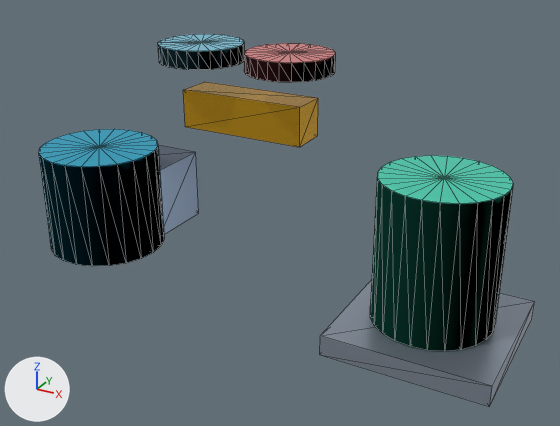
What one commit did to the glTF model assets/models/hvac-service.glb.
One viewpoint serves both versions: a 50 mm camera at (2.2, -3.65, 2.4) aimed at (0.17, 0.04, 0.55). Lighting does not change. The marker at lower left points along +X, +Y and +Z. The picture after the commit comes second. Mesh edges are drawn as thin lines. Where no turn or scale is listed for an object, it has been applied to the vertices. Vertices at exactly the same position are counted once.

Script lines for the objects in view, before the commit:
```python
ob_freon_cylinder = bpy.data.objects.new('Freon_Cylinder', me_freon_cylinder)
ob_freon_cylinder.location = (1.15, 0.0, 0.56)
ob_gauge_hp_red = bpy.data.objects.new('Gauge_HP_Red', me_gauge_hp_red)
ob_gauge_hp_red.location = (0.28, -0.05, 1.48)
ob_gauge_lp_blue = bpy.data.objects.new('Gauge_LP_Blue', me_gauge_lp_blue)
ob_gauge_lp_blue.location = (-0.28, -0.05, 1.48)
ob_manifold_block = bpy.data.objects.new('Manifold_Block', me_manifold_block)
ob_manifold_block.location = (0.0, 0.0, 1.15)
ob_scale_platform = bpy.data.objects.new('Scale_Platform', me_scale_platform)
ob_scale_platform.location = (1.15, 0.0, 0.08)
ob_vac_pump_body = bpy.data.objects.new('Vac_Pump_Body', me_vac_pump_body)
ob_vac_pump_body.location = (-1.15, 0.0, 0.42)
ob_vac_pump_motor = bpy.data.objects.new('Vac_Pump_Motor', me_vac_pump_motor)
ob_vac_pump_motor.location = (-1.15, 0.45, 0.32)
```
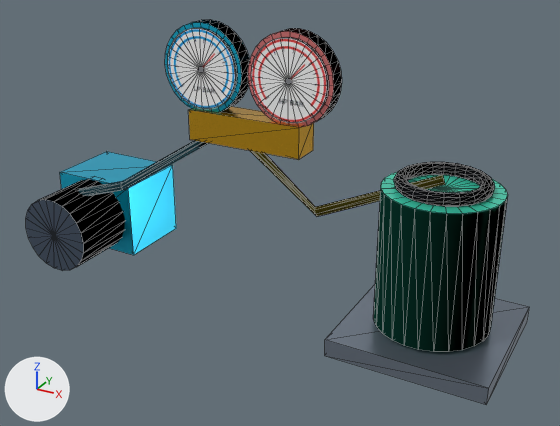
Diff of the bpy script that builds the scene:
```diff
--- a/assets/models/hvac-service.glb.py
+++ b/assets/models/hvac-service.glb.py
@@ me_scale_platform @@
-me_scale_platform.from_pydata(...)  # 8 vertices, 12 faces; spans x -0.46..0.46, y -0.46..0.46, z -0.06..0.06
-me_scale_platform.materials.append(mat_mat_scale_platform)  # light grey #a8b4c3
+me_scale_platform.from_pydata(...)  # 8 vertices, 12 faces; spans x -0.44..0.44, y -0.44..0.44, z -0.05..0.05
+# me_scale_platform part 1: the whole mesh is scaled about its middle by (0.957, 0.957, 0.833)
+me_scale_platform.materials.append(mat_mat_scale_base)  # greyish blue #909cac
@@ me_freon_cylinder @@
-me_freon_cylinder.from_pydata(...)  # 50 vertices, 96 faces; spans x -0.34..0.34, y -0.34..0.34, z -0.41..0.41
-me_freon_cylinder.materials.append(mat_mat_freon_cylinder)  # cyan #47ddbd
+me_freon_cylinder.from_pydata(...)  # 56 vertices, 104 faces; spans x -0.32..0.32, y -0.318..0.318, z -0.39..0.39
+# me_freon_cylinder part 2: the whole mesh is rebuilt
+me_freon_cylinder.materials.append(mat_mat_freon_tank)  # cyan #47ddbd
@@ ob_vac_pump_body @@
-ob_vac_pump_body = bpy.data.objects.new('Vac_Pump_Body', me_vac_pump_body)
@@ ob_vac_pump_motor @@
-ob_vac_pump_motor = bpy.data.objects.new('Vac_Pump_Motor', me_vac_pump_motor)
@@ ob_manifold_block @@
-ob_manifold_block = bpy.data.objects.new('Manifold_Block', me_manifold_block)
@@ ob_gauge_lp_blue @@
-ob_gauge_lp_blue = bpy.data.objects.new('Gauge_LP_Blue', me_gauge_lp_blue)
@@ ob_gauge_hp_red @@
-ob_gauge_hp_red = bpy.data.objects.new('Gauge_HP_Red', me_gauge_hp_red)
@@ ob_scale_platform @@
 ob_scale_platform = bpy.data.objects.new('Scale_Platform', me_scale_platform)
-ob_scale_platform.location = (1.15, 0.0, 0.08)
+ob_scale_platform.location = (1.15, 0.0, 0.06)
@@ ob_freon_cylinder @@
 ob_freon_cylinder = bpy.data.objects.new('Freon_Cylinder', me_freon_cylinder)
-ob_freon_cylinder.location = (1.15, 0.0, 0.56)
+ob_freon_cylinder.location = (1.15, 0.0, 0.52)
@@ ob_yellow_hose @@
+ob_yellow_hose = bpy.data.objects.new('Yellow_Hose', me_yellow_hose)  # 24 vertices, 32 faces; spans x -0.014..1.163, y -0.276..0.026, z 0.723..0.987; in mat_mat_yellow_hose (yellow #fde751)
+ob_yellow_hose.location = (0.0, 0.0, 0.0)
@@ ob_blue_hose @@
+ob_blue_hose = bpy.data.objects.new('Blue_Hose', me_blue_hose)  # 24 vertices, 32 faces; spans x -1.159..-0.262, y -0.288..0.025, z 0.493..0.984; in mat_mat_blue_hose (cyan #81dffc)
+ob_blue_hose.location = (0.0, 0.0, 0.0)
@@ ob_tank_collar @@
+ob_tank_collar = bpy.data.objects.new('Tank_Collar', me_tank_collar)  # 231 vertices, 400 faces; spans x -0.255..0.255, y -0.255..0.255, z -0.033..0.033; in mat_mat_tank_collar (pale blue #c8d1dd)
+ob_tank_collar.location = (1.15, 0.0, 0.94)
@@ ob_gauge_hp_dial @@
+ob_gauge_hp_dial = bpy.data.objects.new('Gauge_HP_Dial', me_gauge_hp_dial)  # 60 vertices, 112 faces; spans x -0.23..0.23, y -0.01..0.01, z -0.23..0.23; in mat_mat_gauge_hp_dial (picture img_image_1)
+ob_gauge_hp_dial.location = (0.28, -0.055, 1.38)
@@ ob_gauge_hp_body @@
+ob_gauge_hp_body = bpy.data.objects.new('Gauge_HP_Body', me_gauge_hp_body)  # 60 vertices, 112 faces; spans x -0.26..0.26, y -0.05..0.05, z -0.26..0.26; in mat_mat_gauge_hp_body (pink #f88d8d)
+ob_gauge_hp_body.location = (0.28, 0.0, 1.38)
@@ ob_gauge_lp_dial @@
+ob_gauge_lp_dial = bpy.data.objects.new('Gauge_LP_Dial', me_gauge_lp_dial)  # 60 vertices, 112 faces; spans x -0.23..0.23, y -0.01..0.01, z -0.23..0.23; in mat_mat_gauge_lp_dial (picture img_image_0)
+ob_gauge_lp_dial.location = (-0.28, -0.055, 1.38)
@@ ob_gauge_lp_body @@
+ob_gauge_lp_body = bpy.data.objects.new('Gauge_LP_Body', me_gauge_lp_body)  # 60 vertices, 112 faces; spans x -0.26..0.26, y -0.05..0.05, z -0.26..0.26; in mat_mat_gauge_lp_body (cyan #16bfe5)
+ob_gauge_lp_body.location = (-0.28, 0.0, 1.38)
@@ ob_manifold_brass @@
+ob_manifold_brass = bpy.data.objects.new('Manifold_Brass', me_manifold_brass)  # a box spanning x -0.36..0.36, y -0.09..0.09, z -0.09..0.09; in mat_mat_manifold_brass (yellow #eeb62a)
+ob_manifold_brass.location = (0.0, 0.0, 1.05)
@@ ob_vac_cyl @@
+ob_vac_cyl = bpy.data.objects.new('Vac_Cyl', me_vac_cyl)  # 48 vertices, 88 faces; spans x -0.24..0.24, y -0.225..0.225, z -0.238..0.238; in mat_mat_vac_cyl (blue #607084)
+ob_vac_cyl.location = (-1.15, -0.26, 0.32)
@@ ob_vac_motor @@
+ob_vac_motor = bpy.data.objects.new('Vac_Motor', me_vac_motor)  # a box spanning x -0.29..0.29, y -0.24..0.24, z -0.24..0.24; in mat_mat_vac_motor (cyan #16bfe5)
+ob_vac_motor.location = (-1.15, 0.15, 0.32)
```

Pixel boxes (x1, y1, x2, y2) of what changed, in the pictures (560 x 426 px):
'Freon_Cylinder', reshaped, moved (8% shorter)
    before: (370, 156, 513, 351)
    after: (373, 172, 508, 352)
'Vac_Pump_Body', deleted
    before: (39, 129, 164, 266)
'Scale_Platform', recoloured, rescaled
    before: (320, 280, 535, 407)
    after: (325, 285, 529, 405)
'Manifold_Block', deleted (yellow)
    before: (183, 82, 318, 147)
'Vac_Cyl', added
    after: (26, 179, 125, 271)
'Vac_Motor', added (cyan)
    after: (60, 152, 176, 255)
'Gauge_HP_Dial', added
    after: (251, 37, 329, 123)
'Manifold_Brass', added (yellow)
    after: (189, 106, 314, 160)
'Gauge_LP_Dial', added
    after: (168, 28, 237, 109)
'Gauge_HP_Red', deleted
    before: (244, 43, 335, 82)
'Vac_Pump_Motor', deleted (blue)
    before: (158, 145, 199, 234)
'Gauge_LP_Blue', deleted
    before: (158, 34, 244, 70)
'Tank_Collar', added (pale blue)
    after: (394, 162, 495, 207)
'Gauge_HP_Body', added
    after: (248, 28, 342, 127)
'Gauge_LP_Body', added
    after: (165, 19, 250, 112)
'Yellow_Hose', added
    after: (250, 151, 445, 216)
'Blue_Hose', added (cyan)
    after: (78, 141, 208, 196)
